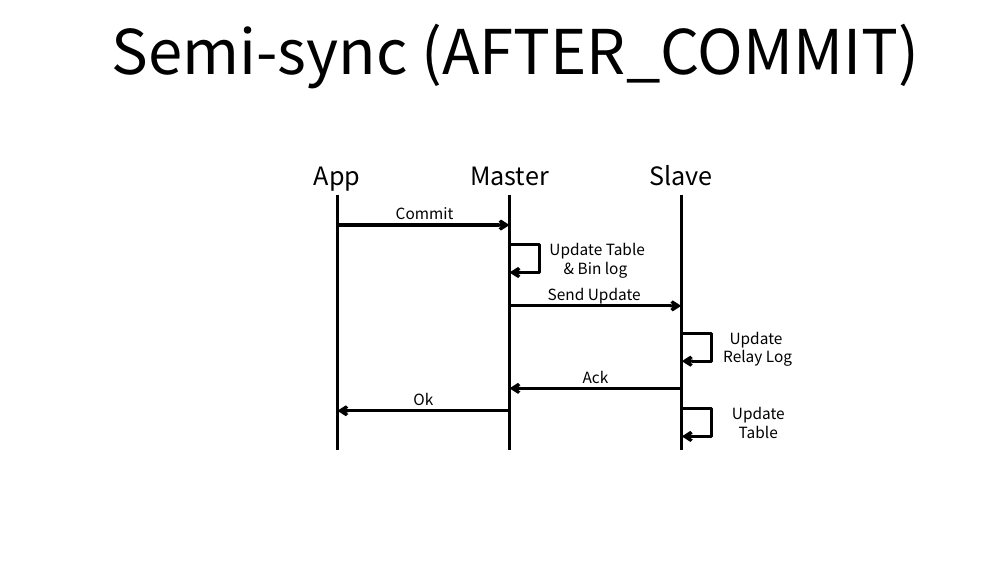
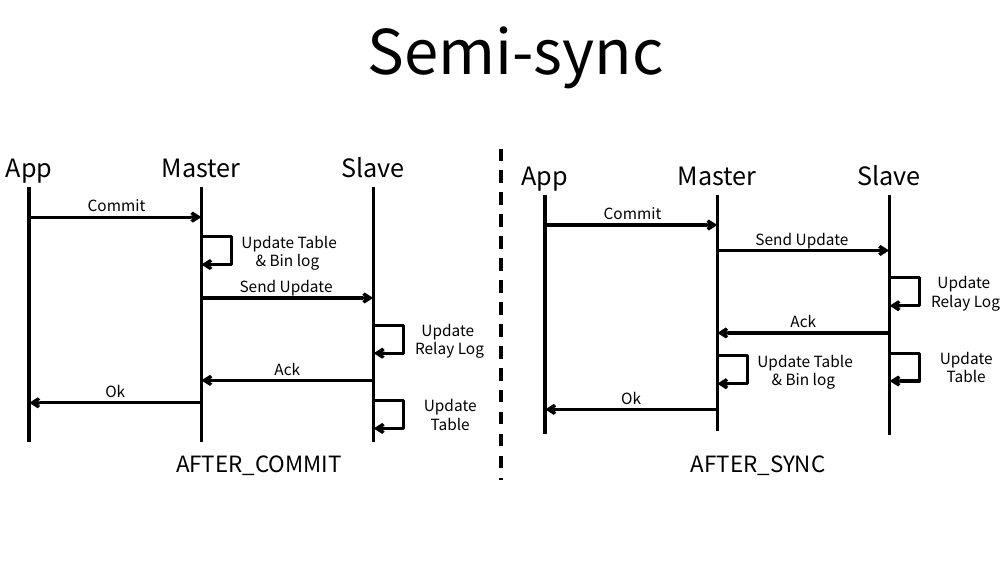
Before and after one commit to ssup2/blog-old, a slide deck: slide 4 of images/theory_analysis/MySQL_Replication_Cluster/MySQL_Replication.pptx (slide 3 before the commit). Drawn at 1008x567 pixels with LibreOffice and Linux fonts; fonts in the diff are those of the drawing. Boxes give left, top, right and bottom in pixels: in the first picture for what was removed or moved away, otherwise in the second. Text is boxed around its words. In the diff, an @@ line names an element or a change of style, - is before the commit and + after.

```diff
--- a/images/theory_analysis/MySQL_Replication_Cluster/MySQL_Replication.pptx
+++ b/images/theory_analysis/MySQL_Replication_Cluster/MySQL_Replication.pptx
@@ title at bbox=[368, 26, 664, 89]: text changed @@
-Semi-sync (AFTER_COMMIT)
+Semi-sync
@@ line added from (501, 148) to (501, 480), #000000 2.25 pt dashed @@
@@ text added at bbox=[522, 166, 569, 191], 18 pt, text #000000 @@
+App
@@ text added at bbox=[678, 166, 757, 186], 18 pt, text #000000 @@
+Master
@@ text added at bbox=[857, 165, 920, 186], 18 pt, text #000000 @@
+Slave
@@ line added from (545, 195) to (545, 434), #000000 2.25 pt @@
@@ text added at bbox=[604, 207, 662, 224], 11 pt, text #000000 @@
+Commit
@@ line added from (718, 195) to (718, 431), #000000 2.25 pt @@
@@ line added from (889, 195) to (889, 434), #000000 2.25 pt @@
@@ 9 texts, 2 lines, 2 arrows: place and size @@
-9 texts, 2 lines, 2 arrows at bbox=[314, 165, 792, 451]
+9 texts, 2 lines, 2 arrows at bbox=[6, 157, 484, 443]
@@ arrow added from (546, 225) to (718, 225), #000000 2.25 pt @@
@@ text added at bbox=[755, 232, 849, 250], 11 pt, text #000000 @@
+Send Update
@@ arrow added from (717, 251) to (889, 251), #000000 2.25 pt @@
@@ arrow moved from (510, 305) - (681, 305) to (203, 298) - (373, 298) @@
@@ freeform shape added at bbox=[890, 278, 920, 306], outline #000000 2.25 pt @@
@@ text added at bbox=[931, 275, 1000, 311], 11 pt, text #000000 @@
+Update
+Relay Log
@@ text added at bbox=[790, 314, 816, 332], 11 pt, text #000000 @@
+Ack
@@ freeform shape added at bbox=[718, 356, 748, 384], outline #000000 2.25 pt @@
@@ arrow added from (888, 333) to (718, 333), #000000 2.25 pt @@
@@ text added at bbox=[757, 354, 853, 389], 11 pt, text #000000 @@
+Update Table
+& Bin log
@@ freeform shape added at bbox=[890, 353, 920, 381], outline #000000 2.25 pt @@
@@ text added at bbox=[940, 351, 993, 382], 11 pt, text #000000 @@
+Update Table
@@ 3 freeform shapes, 1 text, 1 line, 1 arrow: place and size @@
-3 freeform shapes, 1 text, 1 line, 1 arrow at bbox=[509, 195, 712, 451]
+3 freeform shapes, 1 text, 1 line, 1 arrow at bbox=[202, 186, 404, 443]
@@ arrow added from (716, 409) to (545, 409), #000000 2.25 pt @@
@@ text added at bbox=[621, 391, 641, 404], 11 pt, text #000000 @@
+Ok
@@ text added at bbox=[176, 455, 341, 475], 16 pt, text #000000 @@
+AFTER_COMMIT
@@ text added at bbox=[691, 455, 825, 475], 16 pt, text #000000 @@
+AFTER_SYNC
```
Also in this commit, not shown: 2 other slides changed, 1 slide added, 1 slide removed, 7 other files.
